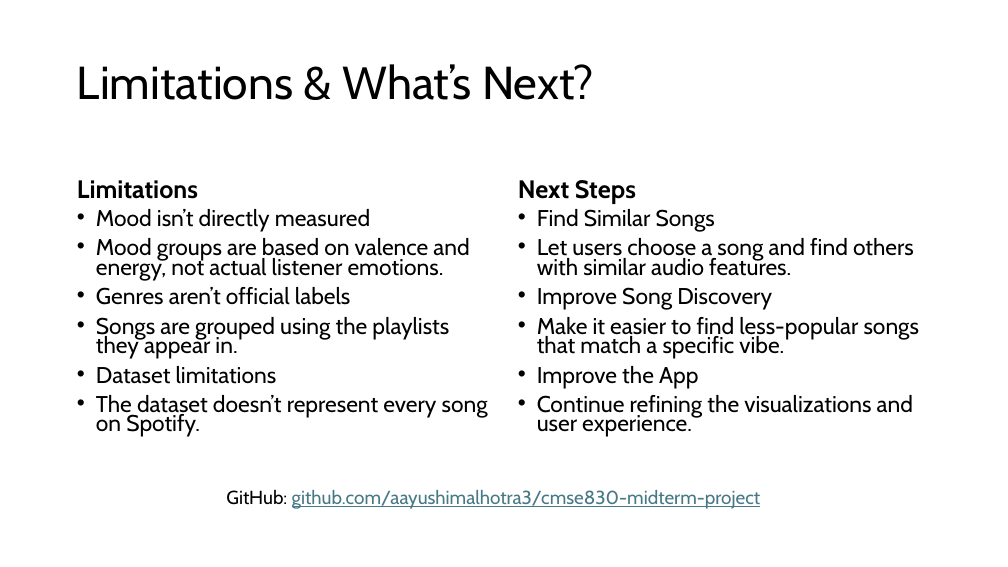
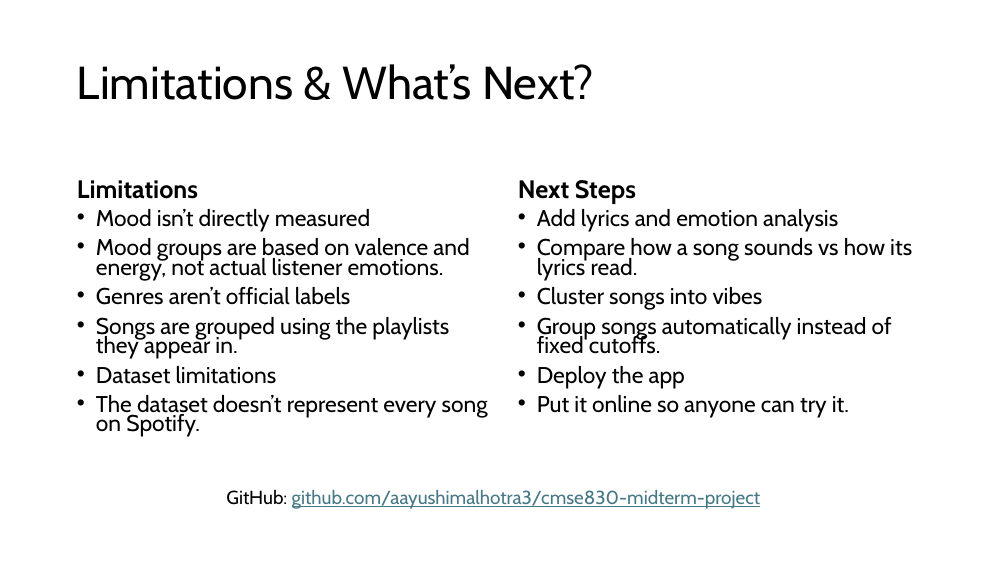
Before and after one commit to aayushimalhotra3/cmse830-midterm-project, a slide deck: slide 7 of submissions doc:non code/Midterm_Project_Draft_Presentation.pptx. Drawn at 1008x567 pixels with LibreOffice and Linux fonts; fonts in the diff are those of the drawing. Boxes give left, top, right and bottom in pixels: in the first picture for what was removed or moved away, otherwise in the second. Text is boxed around its words. In the diff, an @@ line names an element or a change of style, - is before the commit and + after.

```diff
--- a/submissions doc:non code/Midterm_Project_Draft_Presentation.pptx
+++ b/submissions doc:non code/Midterm_Project_Draft_Presentation.pptx
@@ text at <box>537,209,912,418</box>: text changed @@
-• Find Similar Songs
-• Let users choose a song and find others with similar audio features.
-• Improve Song Discovery
-• Make it easier to find less-popular songs that match a specific vibe.
-• Improve the App
-• Continue refining the visualizations and user experience.
+• Add lyrics and emotion analysis
+• Compare how a song sounds vs how its lyrics read.
+• Cluster songs into vibes
+• Group songs automatically instead of fixed cutoffs.
+• Deploy the app
+• Put it online so anyone can try it.
```
Also in this commit, not shown: 2 other slides changed, 1 slide added, 1 slide removed, 1 other file.
